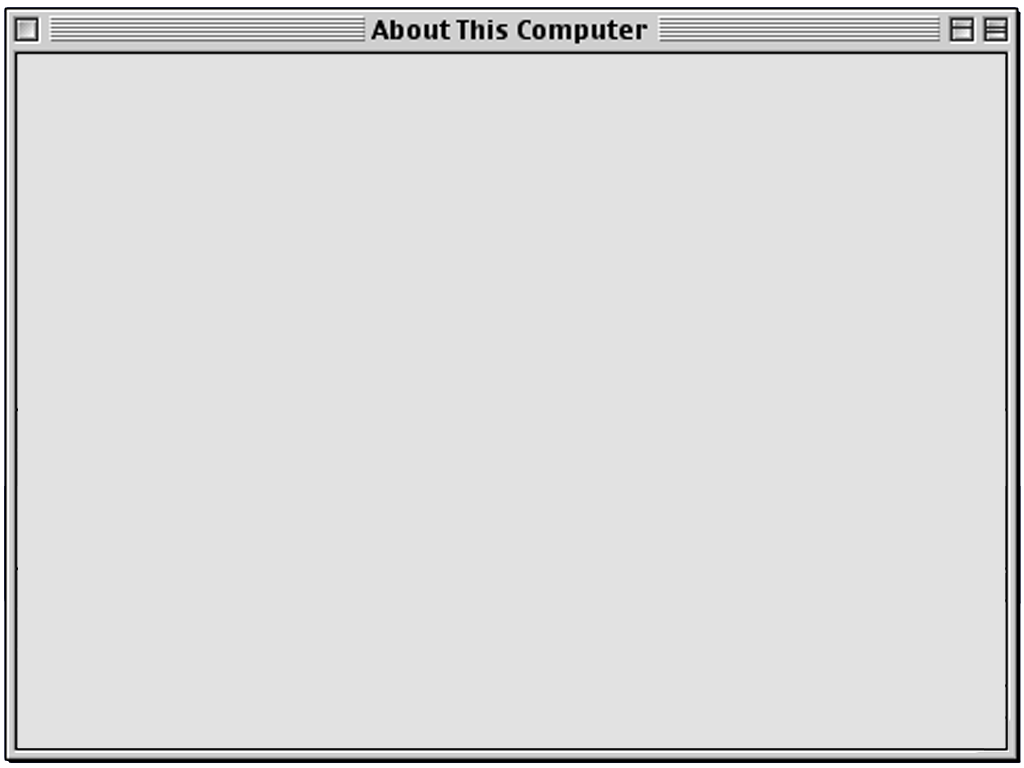
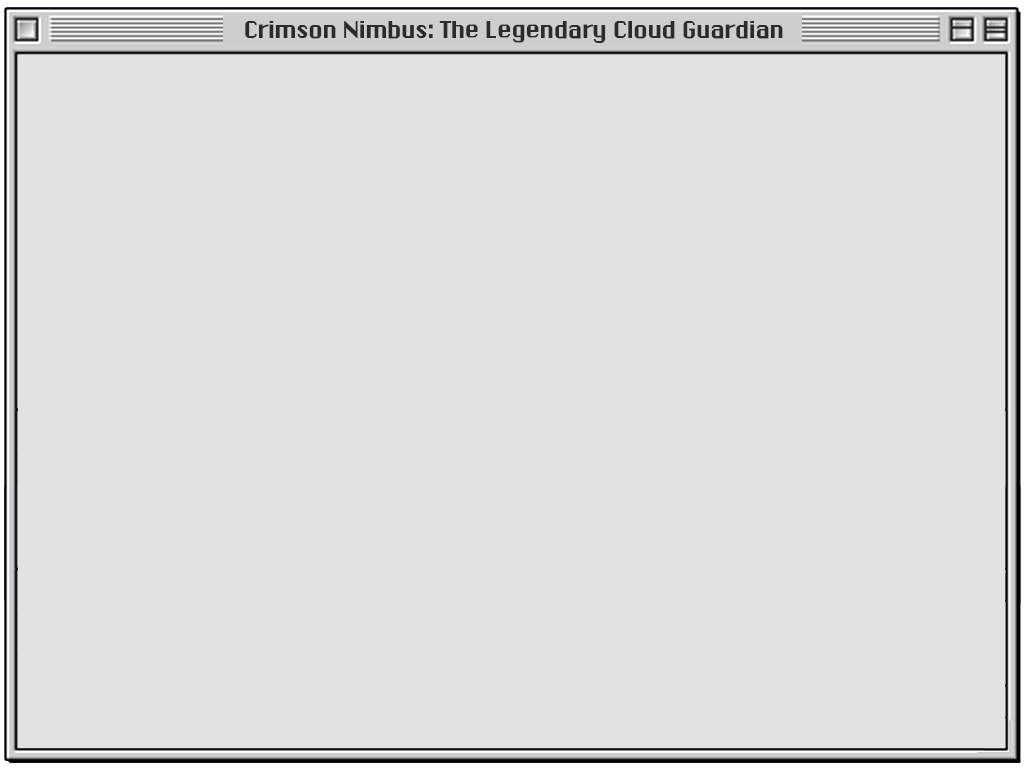
Layered file, before and after one edit (1024x768). Changes by layer:
added layer "Crimson Nimbus: The Legendary Cloud Guardian" above "Layer 3" over [245, 21, 783, 43]
painted on "Layer 3" over [223, 13, 802, 46]
hid "Background" over [223, 13, 802, 46]
